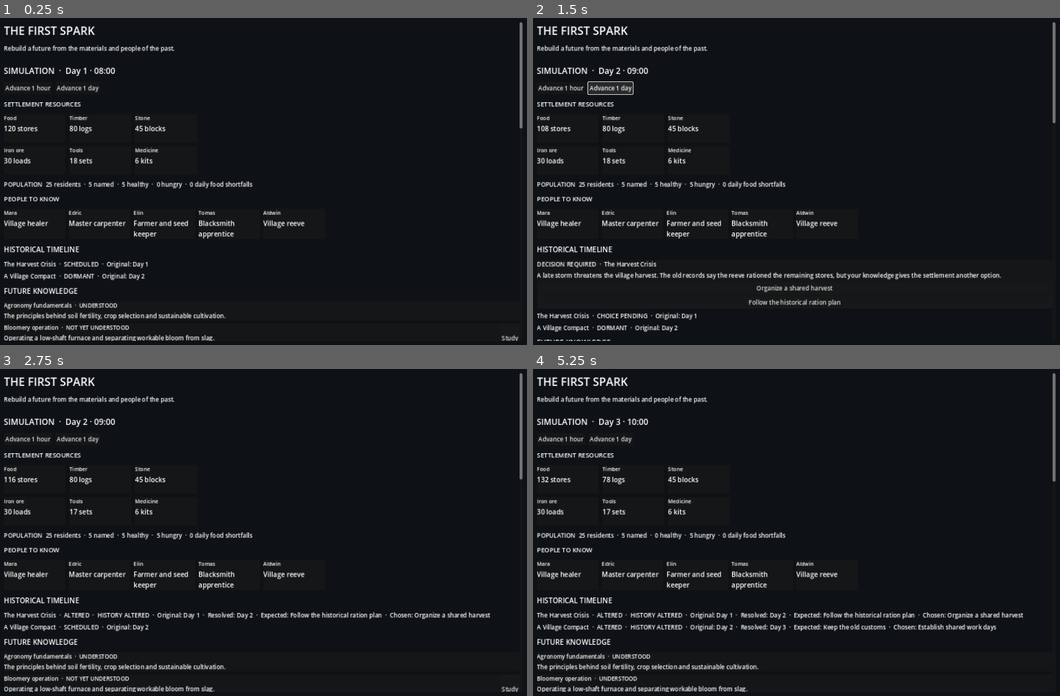
Above: before the commit, frames 1-4 (two rows, left to right).
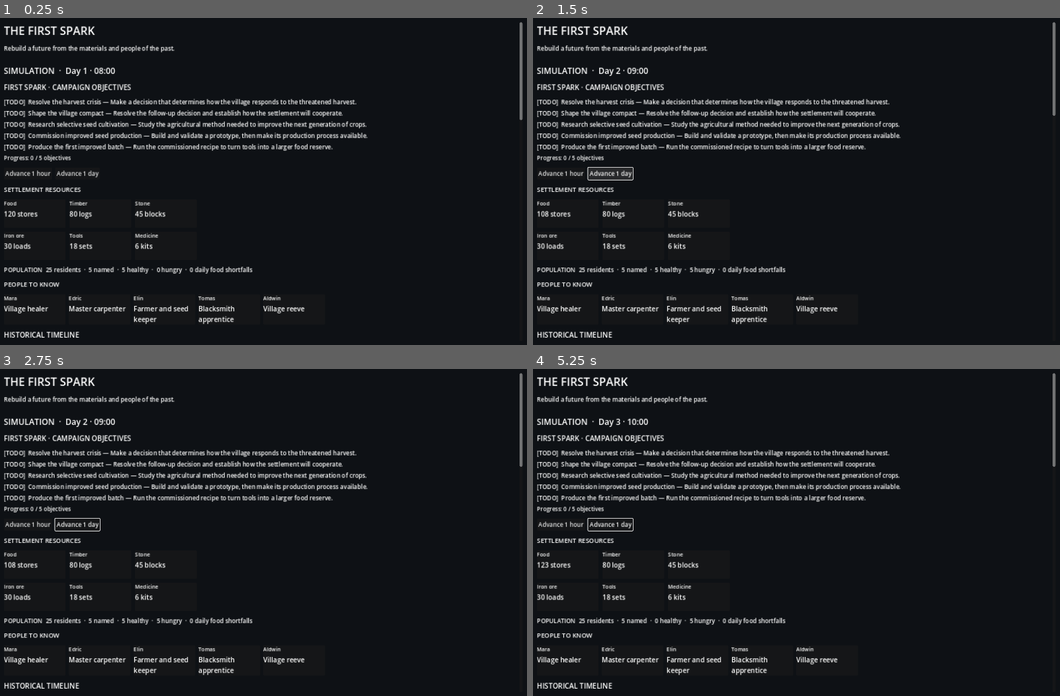
Above: after the commit, the same moments.

Repository: Zxaidman/ECHOES-OF-TOMORROW
Game: Godot game, scene res://scenes/main.tscn
The game is run twice, just before and just after one commit, with the same random seed, the same clock (stepped at 60 frames per second) and the same inputs.
Inputs (mouse positions are in pixels of both pictures, inside the frame that each line leads up to):
- Up to frame 1 (0.25 s): no input
- Up to frame 2 (1.5 s): click "Advance 1 hour" at 0.5 s; click "Advance 1 day" at 1.25 s
- Up to frame 3 (2.75 s): click (263, 640) at 2 s, where only the run before the commit has a clickable "Organize a shared harvest"
- Up to frame 4 (5.25 s): click (1044, 689) at 2.75 s, where only the run before the commit has a clickable "Study"; click "Advance 1 hour" at 3.5 s; click "Advance 1 day" at 4.25 s; click (796, 640) at 5 s, where only the run before the commit has a clickable "Establish shared work days"

The runs differ from the first frame. In frame 1, 11% of the frame differs, in the area x 0-100%, y 20-99%; in frame 2, 11%; in frame 3, 11%; in frame 4, 12%.

Commit message:
feat: complete first spark campaign objective loop (0.8.0)

Diff:
--- a/game/domain/invention/knowledge_invention_system.gd
+++ b/game/domain/invention/knowledge_invention_system.gd
@@ -70,7 +70,7 @@
 		if bool(_knowledge[item_id].get("known_at_start",false)):
 			_known[item_id] = true
 	for item_id: String in _inventions:
-		_progress[item_id] = {"status":"available","prototype_attempts":0,"validation_attempts":0,"last_failure":""}
+		_progress[item_id] = {"status":"available","prototype_attempts":0,"validation_attempts":0,"last_failure":"","production_runs":0}
 	_ready = true
 	return {"ok":true,"knowledge_count":_knowledge.size(),"invention_count":_inventions.size()}
 
@@ -153,7 +153,10 @@
 	var result: Dictionary = ledger.apply_transaction(changes)
 	if not result.ok:
 		return result
-	return {"ok":true,"outputs":definition.production_output.duplicate(true),"amounts":result.amounts}
+	var progress: Dictionary = _progress[item_id]
+	progress.production_runs = int(progress.get("production_runs", 0)) + 1
+	_progress[item_id] = progress
+	return {"ok":true,"outputs":definition.production_output.duplicate(true),"amounts":result.amounts,"production_runs":int(progress.production_runs)}
 
 func get_knowledge_entries(population: PopulationSimulation, ledger: ResourceLedger) -> Array[Dictionary]:
 	var result: Array[Dictionary] = []
@@ -189,6 +192,15 @@
 		result.append({"id":item_id,"name":str(definition.name),"category":str(definition.category),"description":str(definit …(695 unchanged characters)…
 	return result
 
+func is_knowledge_known(item_id: String) -> bool:
+	return _known.has(item_id)
+
+func get_invention_status(item_id: String) -> String:
+	return str(_progress.get(item_id, {}).get("status", "unknown"))
+
+func get_production_runs(item_id: String) -> int:
+	return int(_progress.get(item_id, {}).get("production_runs", 0))
+
 func create_save_state() -> Dictionary:
 	return {"known_knowledge":_known.duplicate(true),"progress":_progress.duplicate(true)}
 
@@ -206,7 +218,10 @@
 		if not progress.has(item_id) or not progress[item_id] is Dictionary:
 			return {"ok":false,"error":"Missing invention save state: %s" % item_id}
 		var item: Dictionary = progress[item_id]
-		if not STATES.has(str(item.get("status",""))) or not _is_integral(item.get("prototype_attempts",null)) or not _is_integral(item.get("validation_attempts",null)) or int(item.prototype_attempts) < 0 or int(item.validation_attempts) < 0 or not item.get("last_failure","") is String:
+		# 0.7.0 saves predate production counters.
+		if not item.has("production_runs"):
+			item["production_runs"] = 0
+		if not STATES.has(str(item.get("status",""))) or not _is_integral(item.get("prototype_attempts",null)) or not _is_integral(item.get("validation_attempts",null)) or not _is_integral(item.get("production_runs",null)) or int(item.prototype_attempts) < 0 or int(item.validation_attempts) < 0 or int(item.production_runs) < 0 or int(item.production_runs) > 2147483647 or not item.get("last_failure","") is String:
 			return {"ok":false,"error":"Invalid invention save state: %s" % item_id}
 	_known = known
 	_progress = progress
--- /dev/null
+++ b/game/domain/simulation/first_spark_campaign.gd
@@ -0,0 +1,37 @@
+class_name FirstSparkCampaign
+extends RefCounted
+## Derives the First Spark objective chain from authoritative simulation state.
+## No objective flags are persisted separately, preventing UI/domain desynchronization.
+
+const TARGET_INVENTION: String = "improved_seed_selection"
+
+func get_objectives(simulation: Variant) -> Array[Dictionary]:
+	var timeline_records: Dictionary = {}
+	for entry: Dictionary in simulation.timeline.get_timeline_entries():
+		timeline_records[str(entry.id)] = entry
+	var harvest_done: bool = _timeline_resolved(timeline_records, "harvest_crisis")
+	var compact_done: bool = _timeline_resolved(timeline_records, "village_compact")
+	var crop_known: bool = simulation.knowledge.is_knowledge_known("crop_selection")
+	var invention_status: String = simulation.knowledge.get_invention_status(TARGET_INVENTION)
+	var production_ready: bool = invention_status == "production_ready"
+	var first_batch_done: bool = simulation.knowledge.get_production_runs(TARGET_INVENTION) > 0
+	return [
+		{"id":"harvest_crisis","title":"Resolve the harvest crisis","description":"Make a decision that determines how the village responds to the threatened harvest.","complete":harvest_done},
+		{"id":"village_compact","title":"Shape the village compact","description":"Resolve the follow-up decision and establish how the settlement will cooperate.","complete":compact_done},
+		{"id":"crop_selection","title":"Research selective seed cultivation","description":"Study the agricultural method needed to improve the next generation of crops.","complete":crop_known},
+		{"id":"seed_production","title":"Commission improved seed production","description":"Build and validate a prototype, then make its production process available.","complete":production_ready},
+		{"id":"first_batch","title":"Produce the first improved batch","description":"Run the commissioned recipe to turn tools into a larger food reserve.","complete":first_batch_done}
+	]
+
+func get_progress(simulation: Variant) -> Dictionary:
+	var objectives: Array[Dictionary] = get_objectives(simulation)
+	var completed: int = 0
+	for objective: Dictionary in objectives:
+		if bool(objective.complete):
+			completed += 1
+	return {"completed":completed,"total":objectives.size(),"is_complete":completed == objectives.size(),"objectives":objectives}
+
+func _timeline_resolved(records: Dictionary, event_id: String) -> bool:
+	if not records.has(event_id):
+		return false
+	return ["altered","preserved"].has(str(records[event_id].get("status","")))
--- a/game/presentation/main_screen.gd
+++ b/game/presentation/main_screen.gd
@@ -3,6 +3,7 @@
 const ContentCatalog = preload("res://game/infrastructure/content/content_catalog.gd")
 const SettlementSimulation = preload("res://game/domain/simulation/settlement_simulation.gd")
 const SaveManager = preload("res://game/infrastructure/persistence/save_manager.gd")
+const FirstSparkCampaign = preload("res://game/domain/simulation/first_spark_campaign.gd")
 var _simulation: SettlementSimulation
 var _resource_values: Dictionary = {}
 var _time_label: Label
@@ -12,9 +13,12 @@
 var _knowledge_container: VBoxContainer
 var _invention_container: VBoxContainer
 var _timeline_container: VBoxContainer
+var _objective_container: VBoxContainer
+var _campaign_progress: FirstSparkCampaign
 
 func _ready() -> void:
 	_simulation = SettlementSimulation.new()
+	_campaign_progress = FirstSparkCampaign.new()
 	var result: Dictionary = ContentCatalog.load_collection("res://content/resources.json", "resources")
 	if result["ok"]:
 		for definition: Dictionary in result["items"]:
@@ -48,6 +52,13 @@
 	_time_label = Label.new()
 	_time_label.add_theme_font_size_override("font_size", 22)
 	page.add_child(_time_label)
+	var objective_heading: Label = Label.new()
+	objective_heading.text = "FIRST SPARK · CAMPAIGN OBJECTIVES"
+	objective_heading.add_theme_font_size_override("font_size", 19)
+	page.add_child(objective_heading)
+	_objective_container = VBoxContainer.new()
+	_objective_container.add_theme_constant_override("separation", 6)
+	page.add_child(_objective_container)
 	var actions: HFlowContainer = HFlowContainer.new()
 	actions.add_theme_constant_override("h_separation", 8)
 	actions.add_theme_constant_override("v_separation", 8)
@@ -108,6 +119,10 @@
 	save_button.text = "Save campaign"
 	save_button.pressed.connect(_on_save_pressed)
 	footer.add_child(save_button)
+	var load_button: Button = Button.new()
+	load_button.text = "Load campaign"
+	load_button.pressed.connect(_on_load_pressed)
+	footer.add_child(load_button)
 	_status_label = Label.new()
 	_status_label.autowrap_mode = TextServer.AUTOWRAP_WORD_SMART
 	page.add_child(_status_label)
@@ -132,6 +147,24 @@
 	var result: Dictionary = manager.save_snapshot("user://saves/first_spark.json", snapshot)
 	_status_label.text = "Campaign saved." if result["ok"] else "Save failed: %s" % str(result["error"])
 
+func _on_load_pressed() -> void:
+	var manager: SaveManager = SaveManager.new()
+	var loaded: Dictionary = manager.load_snapshot("user://saves/first_spark.json")
+	if not loaded.ok:
+		_status_label.text = "Load failed: %s" % str(loaded.error)
+		return
+	if str(loaded.data.get("campaign_id", "")) != "first-spark-local":
+		_status_label.text = "Load failed: save belongs to another campaign."
+		return
+	var restored: SettlementSimulation = SettlementSimulation.new()
+	var restore_result: Dictionary = restored.restore_save_state(int(loaded.data.simulation_minute), loaded.data.state)
+	if not restore_result.ok:
+		_status_label.text = "Load failed: %s" % str(restore_result.error)
+		return
+	_simulation = restored
+	_status_label.text = "Campaign loaded."
+	_refresh_dashboard()
+
 func _refresh_dashboard() -> void:
 	if _time_label == null or _resource_grid == null:
 		return
@@ -141,11 +174,28 @@
 		child.queue_free()
 	if _population_summary_label != null:
 		_population_summary_label.text = _simulation.population.get_overview_text()
+	_refresh_campaign_objectives()
 	_refresh_progression()
 	_refresh_timeline()
 	for resource_id: String in _resource_values:
 		var definition: Dictionary = _resource_values[resource_id]
 		_resource_grid.add_child(_make_card(str(definition["name"]), "%d %s" % [_simulation.resources.get_amount(resource_id), str(definition["unit"])]))
+
+func _refresh_campaign_objectives() -> void:
+	if _objective_container == null or _campaign_progress == null:
+		return
+	_clear_container(_objective_container)
+	var progress: Dictionary = _campaign_progress.get_progress(_simulation)
+	for objective: Dictionary in progress.objectives:
+		var line: Label = Label.new()
+		var marker: String = "[DONE]" if bool(objective.complete) else "[TODO]"
+		line.text = "%s  %s — %s" % [marker, str(objective.title), str(objective.description)]
+		line.autowrap_mode = TextServer.AUTOWRAP_WORD_SMART
+		_objective_container.add_child(line)
+	var summary: Label = Label.new()
+	summary.text = "Campaign complete — The First Spark has been established." if progress.is_complete else "Progress: %d / %d objectives" % [int(progress.completed), int(progress.total)]
+	summary.add_theme_font_size_override("font_size", 15)
+	_objective_container.add_child(summary)
 
 func _refresh_timeline() -> void:
 	if _timeline_container == null:
--- a/project.godot
+++ b/project.godot
@@ -1,12 +1,12 @@
 ; Echoes of Tomorrow — settlement simulation milestone
-; Project version: 0.7.0
+; Project version: 0.8.0
 config_version=5
 
 [application]
 config/name="Echoes of Tomorrow"
 config/description="A deterministic civilization reconstruction simulation."
 run/main_scene="res://scenes/main.tscn"
-config/version="0.7.0"
+config/version="0.8.0"
 
 [display]
 window/size/viewport_width=1440
--- a/tests/run_tests.gd
+++ b/tests/run_tests.gd
@@ -11,6 +11,7 @@
 const KnowledgeInventionSystem = preload("res://game/domain/invention/knowledge_invention_system.gd")
 const NPCDialogueGateway = preload("res://game/domain/population/npc_dialogue_gateway.gd")
 const HistoricalTimeline = preload("res://game/domain/simulation/historical_timeline.gd")
+const FirstSparkCampaign = preload("res://game/domain/simulation/first_spark_campaign.gd")
 var _failures: int = 0
 var _assertions: int = 0
 
@@ -29,6 +30,7 @@
 	_test_population_simulation()
 	_test_npc_memory_and_dialogue()
 	_test_knowledge_inventions()
+	_test_first_spark_campaign()
 	_test_save_round_trip()
 	print("Test summary: %d assertions, %d failures" % [_assertions, _failures])
 	quit(1 if _failures > 0 else 0)
@@ -119,6 +121,31 @@
 	original.advance_time(1440)
 	restored.advance_time(1440)
 	_expect(restored.resources.to_dictionary() == original.resources.to_dictionary(), "restored simulation continues deterministically")
+
+func _test_first_spark_campaign() -> void:
+	var simulation: SettlementSimulation = SettlementSimulation.new(480, 321)
+	var campaign: FirstSparkCampaign = FirstSparkCampaign.new()
+	var initial: Dictionary = campaign.get_progress(simulation)
+	_expect(initial.completed == 0 and initial.total == 5 and not initial.is_complete, "First Spark begins with five incomplete objectives")
+	_expect(simulation.advance_time(120).ok, "First Spark reaches its harvest decision")
+	_expect(simulation.resolve_historical_choice("harvest_crisis", "organize_harvest").ok, "First Spark resolves the harvest crisis")
+	_expect(simulation.advance_time(1440).ok, "First Spark reaches its follow-up decision")
+	_expect(simulation.resolve_historical_choice("village_compact", "keep_customs").ok, "First Spark resolves the village compact")
+	_expect(simulation.knowledge.study_knowledge("crop_selection", simulation.population, simulation.resources).ok, "First Spark researches selective seed cultivation")
+	_expect(simulation.knowledge.attempt_prototype("improved_seed_selection", simulation.population, simulation.resources).ok, "First Spark builds the seed-selection prototype")
+	var validation: Dictionary = simulation.knowledge.test_prototype("improved_seed_selection", simulation.population)
+	_expect(validation.ok and validation.validated, "First Spark validates the prototype")
+	_expect(simulation.knowledge.commission_production("improved_seed_selection").ok, "First Spark commissions improved seed production")
+	var before_production: Dictionary = campaign.get_progress(simulation)
+	_expect(before_production.completed == 4 and not before_production.is_complete, "First Spark remains incomplete until a production batch is made")
+	_expect(simulation.knowledge.produce("improved_seed_selection", simulation.resources).ok, "First Spark produces its first improved batch")
+	var completed: Dictionary = campaign.get_progress(simulation)
+	_expect(completed.is_complete and completed.completed == completed.total, "First Spark completes only after the first production batch")
+	var saved_state: Dictionary = simulation.create_save_state()
+	var restored: SettlementSimulation = SettlementSimulation.new()
+	_expect(restored.restore_save_state(simulation.clock.current_minute, saved_state).ok, "First Spark campaign restores")
+	_expect(campaign.get_progress(restored).is_complete, "First Spark objective completion survives save and restore")
+	_expect(restored.knowledge.get_production_runs("improved_seed_selection") == 1, "Production history survives save and restore")
 
 func _test_save_round_trip() -> void:
 	var manager: SaveManager = SaveManager.new()
@@ -292,6 +319,7 @@
 	var tools_before: int = ledger.get_amount("tools")
 	var produced: Dictionary = system.produce("improved_seed_selection",ledger)
 	_expect(produced["ok"], "commissioned production recipe executes")
+	_expect(system.get_production_runs("improved_seed_selection") == 1, "successful production increments the persisted run counter")
 	_expect(ledger.get_amount("food") == food_before + 6 and ledger.get_amount("tools") == tools_before - 1, "production applies inputs and outputs atomically")
 	_expect(not system.commission_production("crop_rotation")["ok"], "unvalidated invention cannot be commissioned")
 	var snapshot: Dictionary = system.create_save_state()
@@ -299,6 +327,13 @@
 	_expect(restored.initialize()["ok"], "knowledge content initializes before restore")
 	_expect(restored.restore_save_state(snapshot)["ok"], "knowledge and invention progress restores")
 	_expect(restored.create_save_state() == snapshot, "knowledge and invention snapshot round-trips")
+	var legacy_progress: Dictionary = snapshot.duplicate(true)
+	for invention_id: String in legacy_progress.progress:
+		legacy_progress.progress[invention_id].erase("production_runs")
+	var legacy_progress_restore: KnowledgeInventionSystem = KnowledgeInventionSystem.new()
+	legacy_progress_restore.initialize()
+	_expect(legacy_progress_restore.restore_save_state(legacy_progress).ok, "0.7.0 invention progress migrates without production counters")
+	_expect(legacy_progress_restore.get_production_runs("improved_seed_selection") == 0, "legacy production counter defaults to zero")
 	_expect(not restored.restore_save_state({"known_knowledge":{"not_real":true},"progress":{}})["ok"], "unknown knowledge in save is rejected")
 	var legacy_simulation: SettlementSimulation = SettlementSimulation.new()
 	var legacy_state: Dictionary = legacy_simulation.create_save_state()
Not shown, changed: AGENTS.md
Not shown, changed: CHANGELOG.md
Not shown, changed: docs/production/ROADMAP.md
